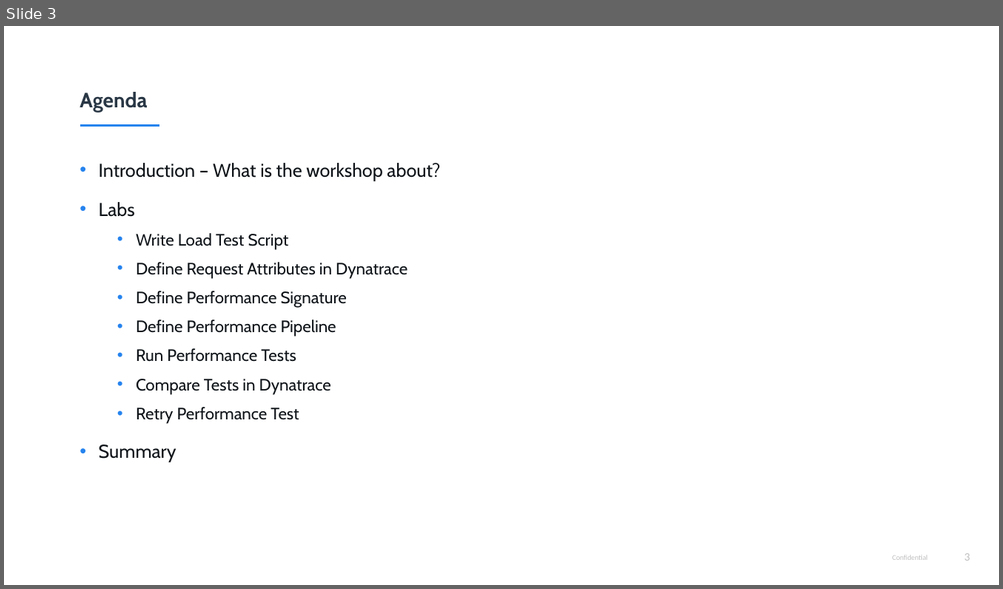
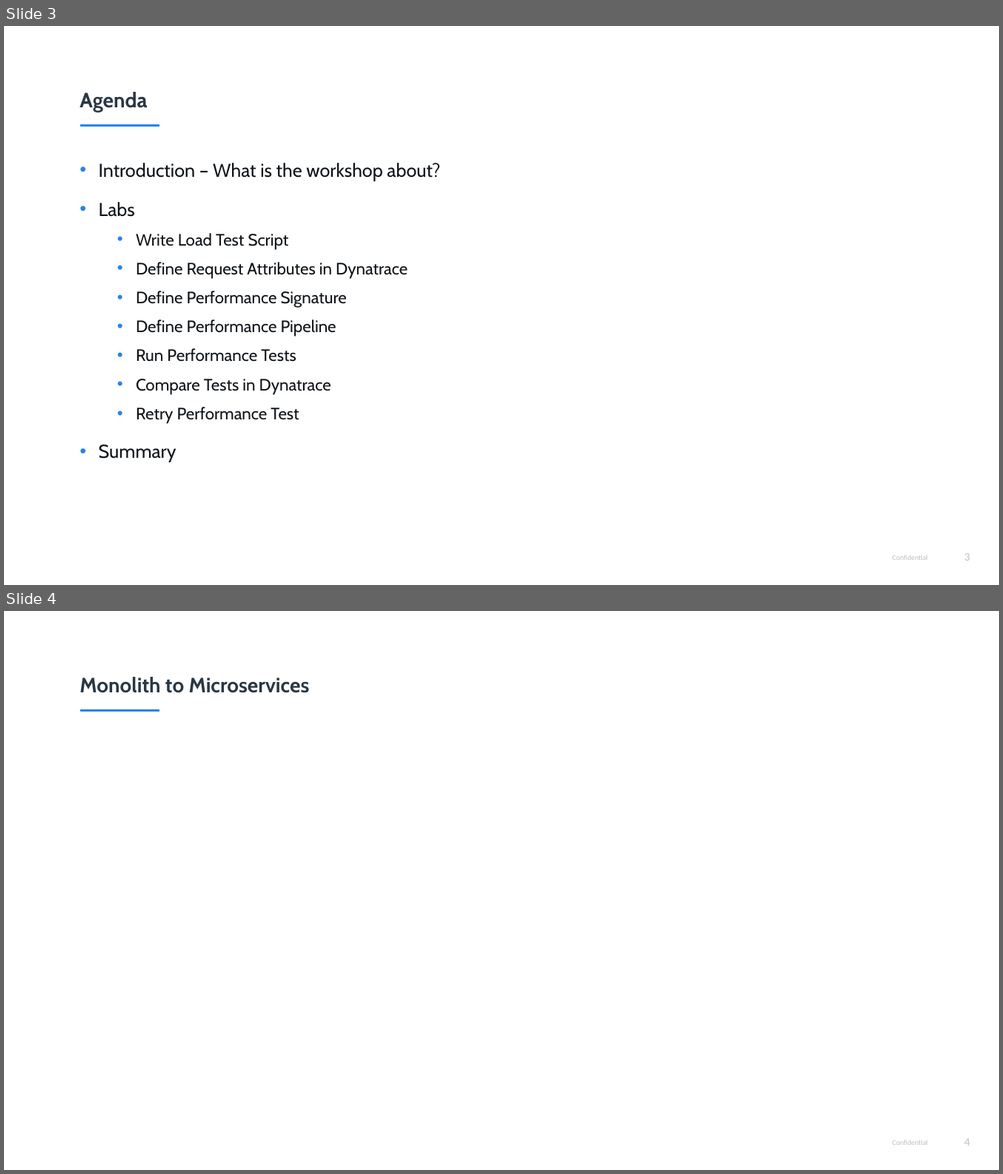
Before and after one commit to thiagobien/ACL, a slide deck: workshop/07_Performance_as_a_Self_Service/ACMWorkshop_Performance_as_a_Self_Service.pptx. Shown one above the other, each under a label of ours: slide 3 before the commit, slides 3 and 4 after it. The pictures are 1003x589 and 1003x1174 pixels, drawn with LibreOffice and Linux fonts; fonts in the diff are those of the drawing; background and template pictures are left out. Boxes give left, top, right and bottom in pixels: in the first picture for what was removed or moved away, otherwise in the second. Text is boxed around its words. In the diff, an @@ line names an element or a change of style, - is before the commit and + after.

```diff
--- a/workshop/07_Performance_as_a_Self_Service/ACMWorkshop_Performance_as_a_Self_Service.pptx
+++ b/workshop/07_Performance_as_a_Self_Service/ACMWorkshop_Performance_as_a_Self_Service.pptx
@@ slide 4 added at box(4, 611, 999, 1170), background #FFFFFF; not listed: 3 template elements that a slide beside it also shows @@
@@ title added at box(79, 677, 310, 693), 20 pt, text #293745, bold @@
+Monolith to Microservices
```
Also in this commit, not shown: 2 other files.
